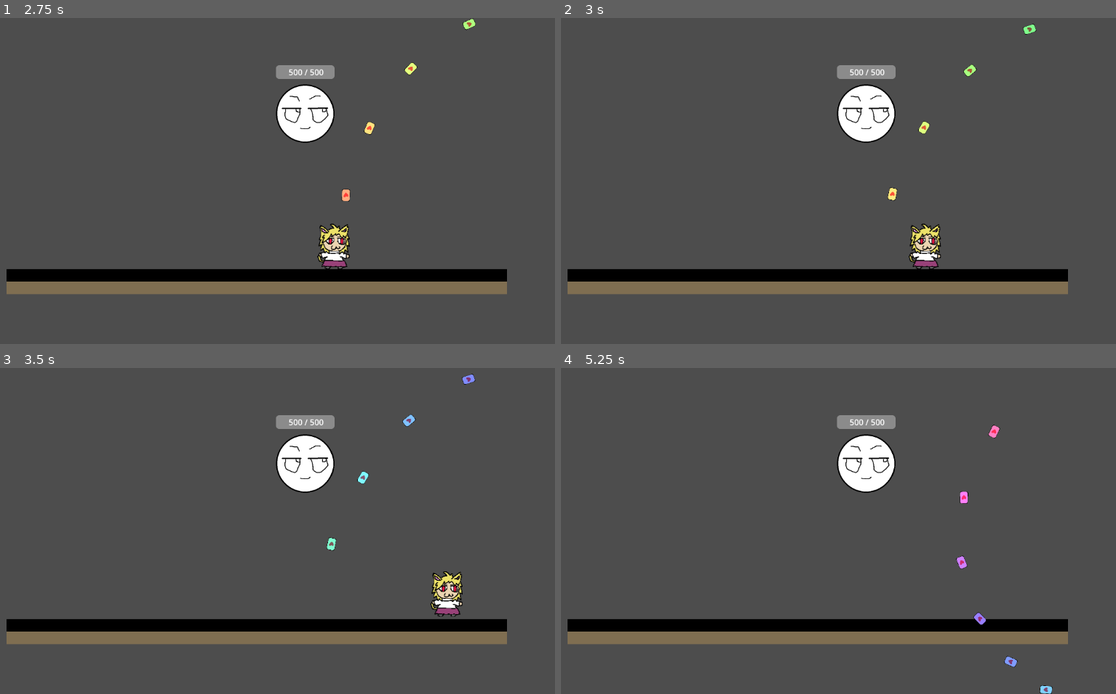
Above: before the commit, frames 1-4 (two rows, left to right).
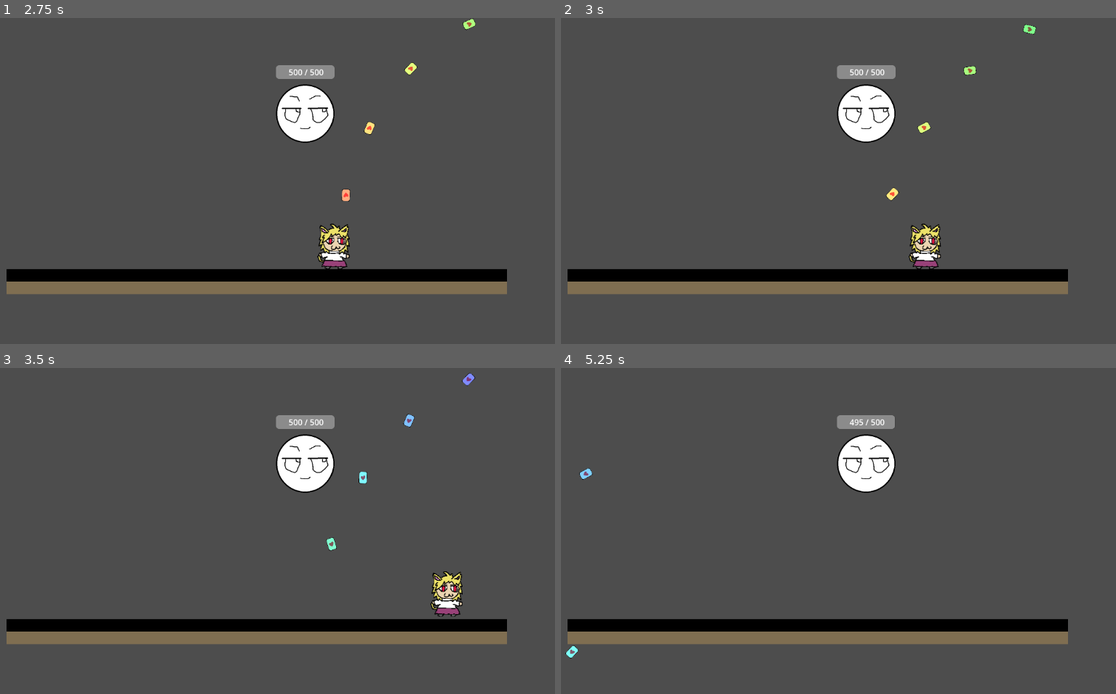
Above: after the commit, the same moments.

Repository: bagelcat11/touhou-test
Game: Godot game, scene res://scenes/level.tscn
Same seed, same stepped clock (60 frames per second), same inputs: the game is played once before the commit and once after it.
Inputs:
- Up to frame 1 (2.75 s): tap Enter at 0.5 s; hold O 0.53-1.28 s; hold Right (move_right) 0.53-2.03 s; tap Up (jump) at 0.77, 1.52 s; tap P at 0.8, 1.35, 2.3 s; tap O at 1.55 s; hold Left (move_left) from 2.03 s (still down); hold Z (shoot) from 2.03 s (still down)
- Up to frame 2 (3 s): release Left (move_left) at 2.78 s; release Z (shoot) at 2.78 s; hold Right (move_right) from 2.78 s (still down); tap O at 2.85 s
- Up to frame 3 (3.5 s): keep holding Right (move_right); tap Up (jump) at 3.02 s
- Up to frame 4 (5.25 s): hold P 3.53-4.28 s; tap Up (jump) at 3.77, 4.52 s; release Right (move_right) at 4.28 s; hold Left (move_left) 4.28-5.03 s; tap O at 4.35 s; hold Right (move_right) from 5.03 s (still down); hold P from 5.03 s (still down)

Frame 1 is identical in both runs. In frame 2, 0.1% of the frame differs, in the area x 58-86%, y 1-57%; in frame 3, 0.1%; in frame 4, 0.5%, in the area x 0-89%, y 14-100%.

Commit message:
removed test shader script

Diff:
--- a/scenes/test_shader.gdshader
+++ /dev/null
@@ -1,14 +0,0 @@
-shader_type canvas_item;
-
-void vertex() {
-	// Called for every vertex the material is visible on.
-}
-
-void fragment() {
-	// Called for every pixel the material is visible on.
-}
-
-//void light() {
-	// Called for every pixel for every light affecting the CanvasItem.
-	// Uncomment to replace the default light processing function with this one.
-//}
--- a/scripts/player_bullet.gd
+++ b/scripts/player_bullet.gd
@@ -10,17 +10,16 @@
 func _physics_process(_delta):
 	if(Input.is_key_pressed(KEY_O)):
 		speed = 0
-		rotSpeed = 0
+		#rotSpeed = 0
 	if(Input.is_key_pressed(KEY_P)):
 		speed = 20
-		rotSpeed = 4
+		#rotSpeed = 4
 	position += transform.x * speed # * delta
 	rotation += deg_to_rad(rotSpeed)
 	color.h += 0.01
 	sprite.modulate = color
 
 
-
 func _on_area_entered(area: Node2D) -> void:
 	if area.is_in_group("enemies"):
 		GlobalVars.enemy_hit.emit(5)
